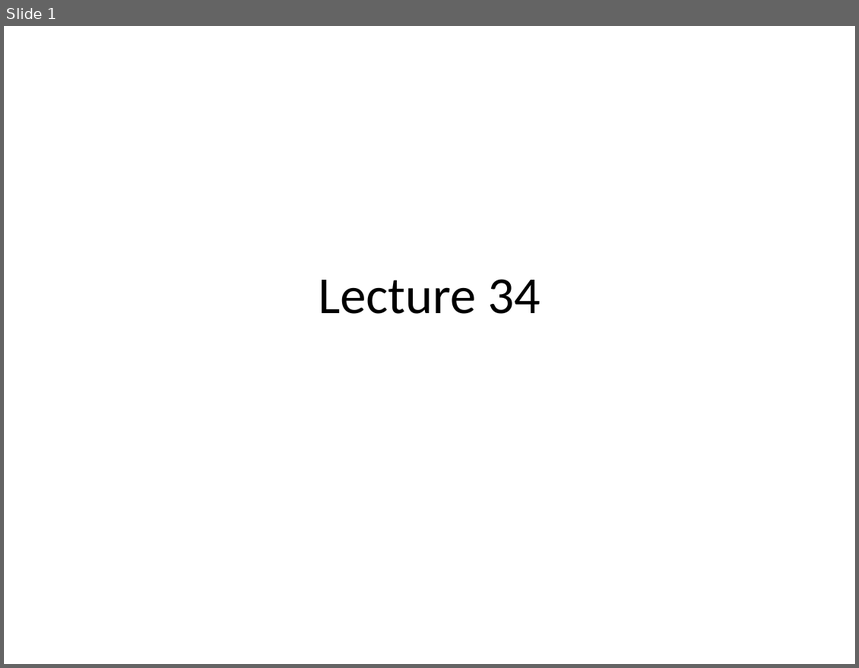
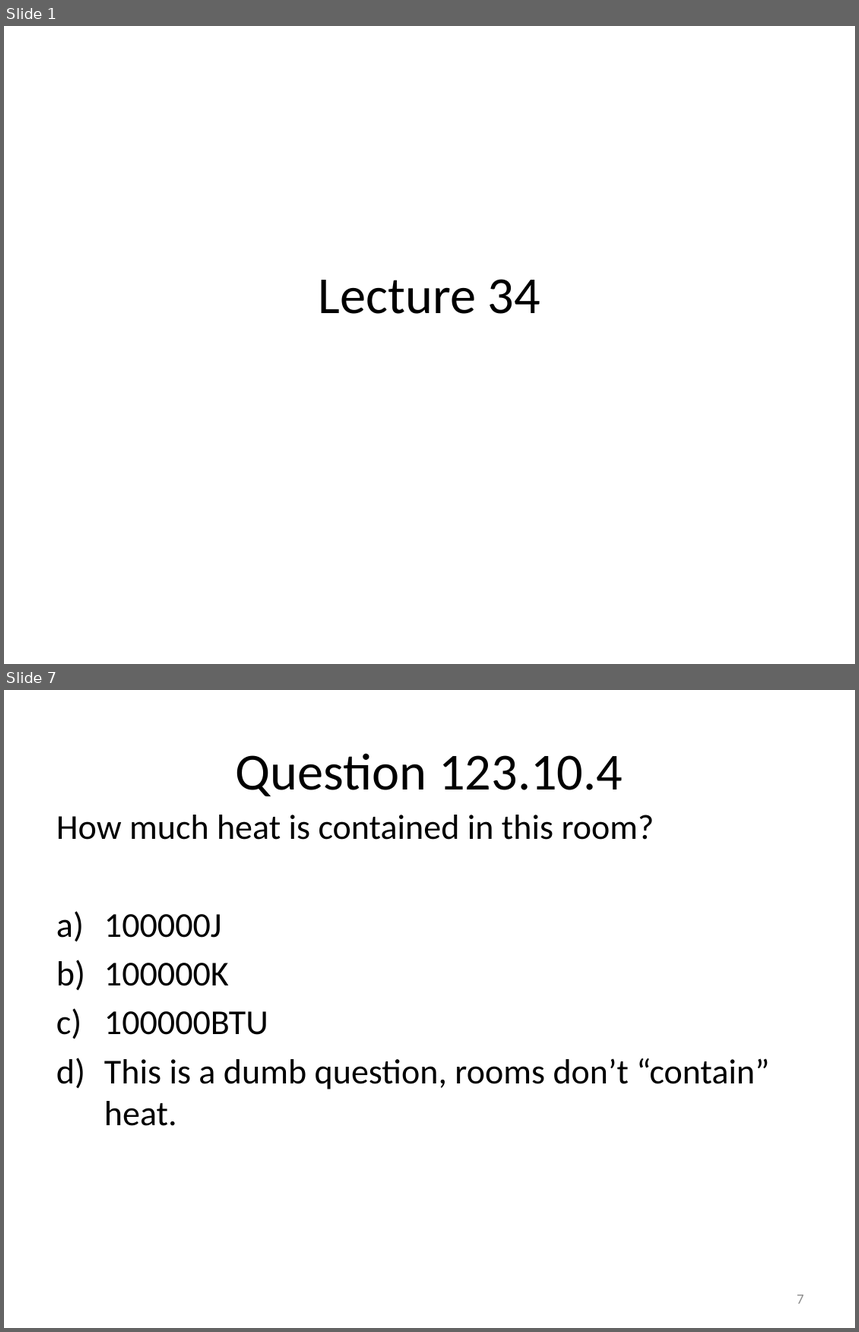
Before and after one commit to rtlines/Introductory-Physics-II, a slide deck: Lecture_Slides/PH 123 Lecture 34.pptx. Shown one above the other, each under a label of ours: slide 1 before the commit, slides 1 and 7 after it; the slides between them are not shown. The pictures are 859x668 and 859x1332 pixels, drawn with LibreOffice and Linux fonts; fonts in the diff are those of the drawing. Boxes give left, top, right and bottom in pixels: in the first picture for what was removed or moved away, otherwise in the second. Text is boxed around its words. In the diff, an @@ line names an element or a change of style, - is before the commit and + after.

```diff
--- a/Lecture_Slides/PH 123 Lecture 34.pptx
+++ b/Lecture_Slides/PH 123 Lecture 34.pptx
@@ slide 7 added at [4,690,855,1328], background #FFFFFF @@
@@ title added at [236,753,623,796], 44 pt, text #000000 @@
+Question 123.10.4
@@ text added at [56,815,769,1126], 29.6 pt, text #000000 @@
+How much heat is contained in this room?
+a) 100000J
+b) 100000K
+c) 100000BTU
+d) This is a dumb question, rooms don’t “contain” heat.
@@ page number added at [797,1295,804,1304], 12 pt, text #8C8C8C @@
+7
```
Also in this commit, not shown: 23 other slides added, 38 other files.
